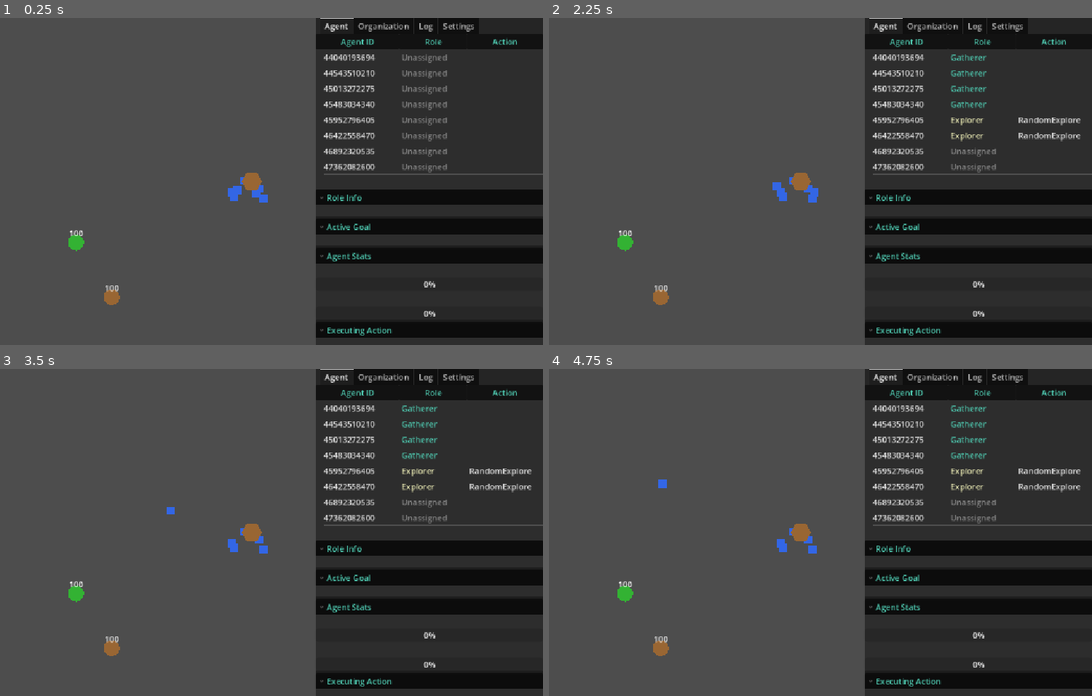
Above: before the commit, frames 1-4 (two rows, left to right).
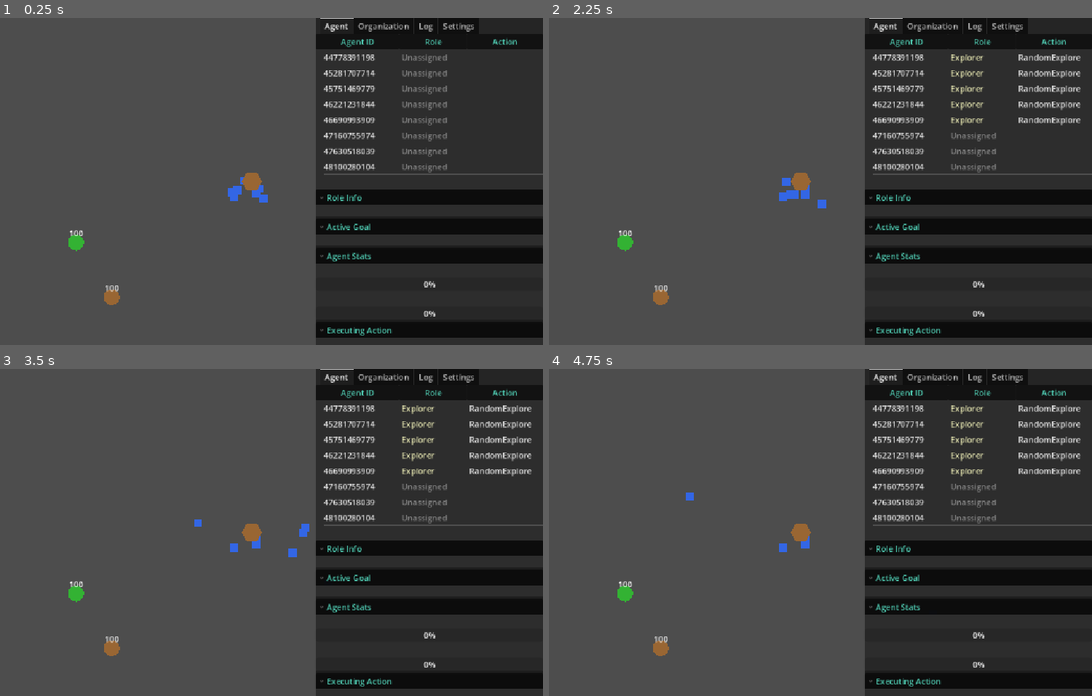
Above: after the commit, the same moments.

Repository: DoctorTangerina/colony-sim
Game: Godot game, scene res://Main.tscn
Same seed, same stepped clock (60 frames per second), same inputs: the game is played once before the commit and once after it.
Inputs:
- Up to frame 1 (0.25 s): no input
- Up to frame 2 (2.25 s): tap Enter at 0.5, 2 s; tap Space at 1.25 s
- Up to frame 3 (3.5 s): no input
- Up to frame 4 (4.75 s): no input

The runs differ from the first frame. In frame 1, 0.6% of the frame differs, in the area x 60-70%, y 11-47%; in frame 2, 2.2%, in the area x 41-98%, y 11-59%; in frame 3, 2.1%; in frame 4, 2.1%.

Commit message:
feature: need-based role distribution (per-capita floor + known/unknown sourcing)
Threshold Policy now scales Food/Wood's low watermark with agent count
and adds a known/unknown condition axis resolved against the Nest's
Blackboard, so Gatherer only ramps up once a source is actually known
and Explorer surges to find one when it isn't.

Co-Authored-By: Claude Sonnet 5 <noreply@anthropic.com>

Diff:
--- a/configs/roles/explorer.json
+++ b/configs/roles/explorer.json
@@ -13,6 +13,8 @@
   },
   "distribution": {
     "rules": [
+      { "match": "all", "conditions": [{ "type": "Food", "level": "low" }, { "type": "Food", "level": "unknown" }], "percent": 0.6 },
+      { "match": "all", "conditions": [{ "type": "Wood", "level": "low" }, { "type": "Wood", "level": "unknown" }], "percent": 0.6 },
       { "match": "all", "conditions": [{ "type": "Food", "level": "abundant" }, { "type": "Wood", "level": "abundant" }], "percent": 0.4 },
       { "default": true, "percent": 0.2 }
     ]
--- a/configs/roles/gatherer.json
+++ b/configs/roles/gatherer.json
@@ -25,7 +25,8 @@
   },
   "distribution": {
     "rules": [
-      { "match": "any", "conditions": [{ "type": "Food", "level": "low" }, { "type": "Wood", "level": "low" }], "percent": 0.5 },
+      { "match": "all", "conditions": [{ "type": "Food", "level": "low" }, { "type": "Food", "level": "known" }], "percent": 0.5 },
+      { "match": "all", "conditions": [{ "type": "Wood", "level": "low" }, { "type": "Wood", "level": "known" }], "percent": 0.5 },
       { "default": true, "percent": 0 }
     ]
   },
--- a/organization/organization_manager.gd
+++ b/organization/organization_manager.gd
@@ -311,7 +311,9 @@
 	if total_agents == 0:
 		return
 
-	_cached_targets = _compute_target_distribution(food_storage, wood_storage, total_agents)
+	var known: Dictionary = _get_known_resource_types()
+
+	_cached_targets = _compute_target_distribution(food_storage, wood_storage, total_agents, known)
 
 	for role_name in _cached_targets:
 		var target: int = _cached_targets[role_name]
@@ -326,7 +328,7 @@
 			withdraw_requests(role_name, mini(-deficit, pending))
 
 
-func _compute_target_distribution(food: int, wood: int, total: int) -> Dictionary:
+func _compute_target_distribution(food: int, wood: int, total: int, known: Dictionary) -> Dictionary:
 	var result := {}
 
 	for role_name in _role_defs:
@@ -344,7 +346,7 @@
 			if conditions.is_empty():
 				continue
 
-			if _conditions_met(conditions, rule.get("match", "any"), food, wood):
+			if _conditions_met(conditions, rule.get("match", "any"), food, wood, total, known):
 				target = maxi(1, ceili(total * rule.get("percent", 0.0)))
 				break
 
@@ -356,19 +358,51 @@
 	return result
 
 
+## Colony-wide knowledge of resource positions: does the Nest's Blackboard
+## hold at least one entry of this type? Mirrors the per-agent
+## known_food_position/known_wood_position Sensed Facts (agents/WorldState.gd)
+## but answers "does anyone in the colony know", not "do I" - the Threshold
+## Policy's own concern, since it reasons about the colony as a whole.
+func _get_known_resource_types() -> Dictionary:
+	var result := {"Food": false, "Wood": false}
+	if _nest_ref == null or not _nest_ref.has_method("get_blackboard"):
+		return result
+	var blackboard: Node = _nest_ref.get_blackboard()
+	if blackboard == null or not blackboard.has_method("get_entries"):
+		return result
+	result["Food"] = not blackboard.get_entries("Food").is_empty()
+	result["Wood"] = not blackboard.get_entries("Wood").is_empty()
+	return result
+
+
 ## A condition's level name gives its direction: "low" means at or below that
 ## threshold, "abundant" means at or above - so "Food low" and "Food abundant"
-## read the same way they're written in the role JSON.
-func _conditions_met(conditions: Array, match_mode: String, food: int, wood: int) -> bool:
+## read the same way they're written in the role JSON. "low" is a per-capita
+## floor, not a flat number: the colony always tries to keep at least one
+## unit of each resource in storage per agent, so the effective low threshold
+## is never below the current agent count even when nest.json configures a
+## smaller one - this floor lives only here, not in nest.gd's own copy (see
+## ADR 11). "known"/"unknown" are a separate axis - not a numeric threshold
+## against nest.json at all, but whether the colony's Blackboard holds any
+## entry of that resource type (the colony-wide counterpart of "known").
+func _conditions_met(conditions: Array, match_mode: String, food: int, wood: int, total_agents: int, known: Dictionary) -> bool:
 	var require_all: bool = match_mode == "all"
 
 	for cond in conditions:
 		var res_type: String = cond.get("type", "")
 		var level_name: String = cond.get("level", "low")
-		var threshold_val: int = get_threshold(res_type, level_name, 0)
 		var resource_val: int = food if res_type == "Food" else wood
 
-		var condition_met: bool = resource_val >= threshold_val if level_name == "abundant" else resource_val <= threshold_val
+		var condition_met: bool
+		if level_name == "known":
+			condition_met = known.get(res_type, false)
+		elif level_name == "unknown":
+			condition_met = not known.get(res_type, false)
+		elif level_name == "abundant":
+			condition_met = resource_val >= get_threshold(res_type, "abundant", 0)
+		else:
+			var low_threshold: int = maxi(get_threshold(res_type, "low", 0), total_agents)
+			condition_met = resource_val <= low_threshold
 
 		if require_all and not condition_met:
 			return false
